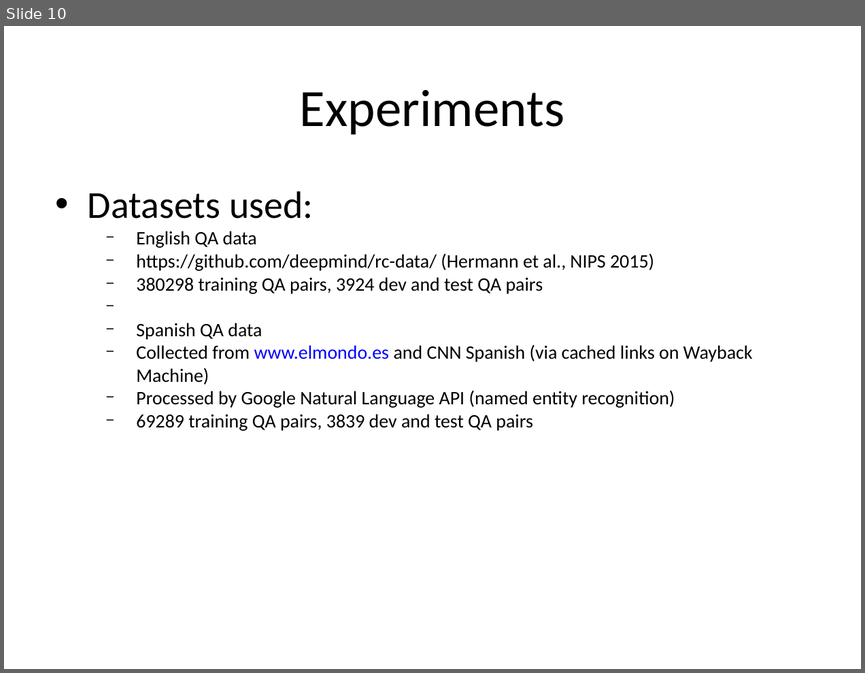
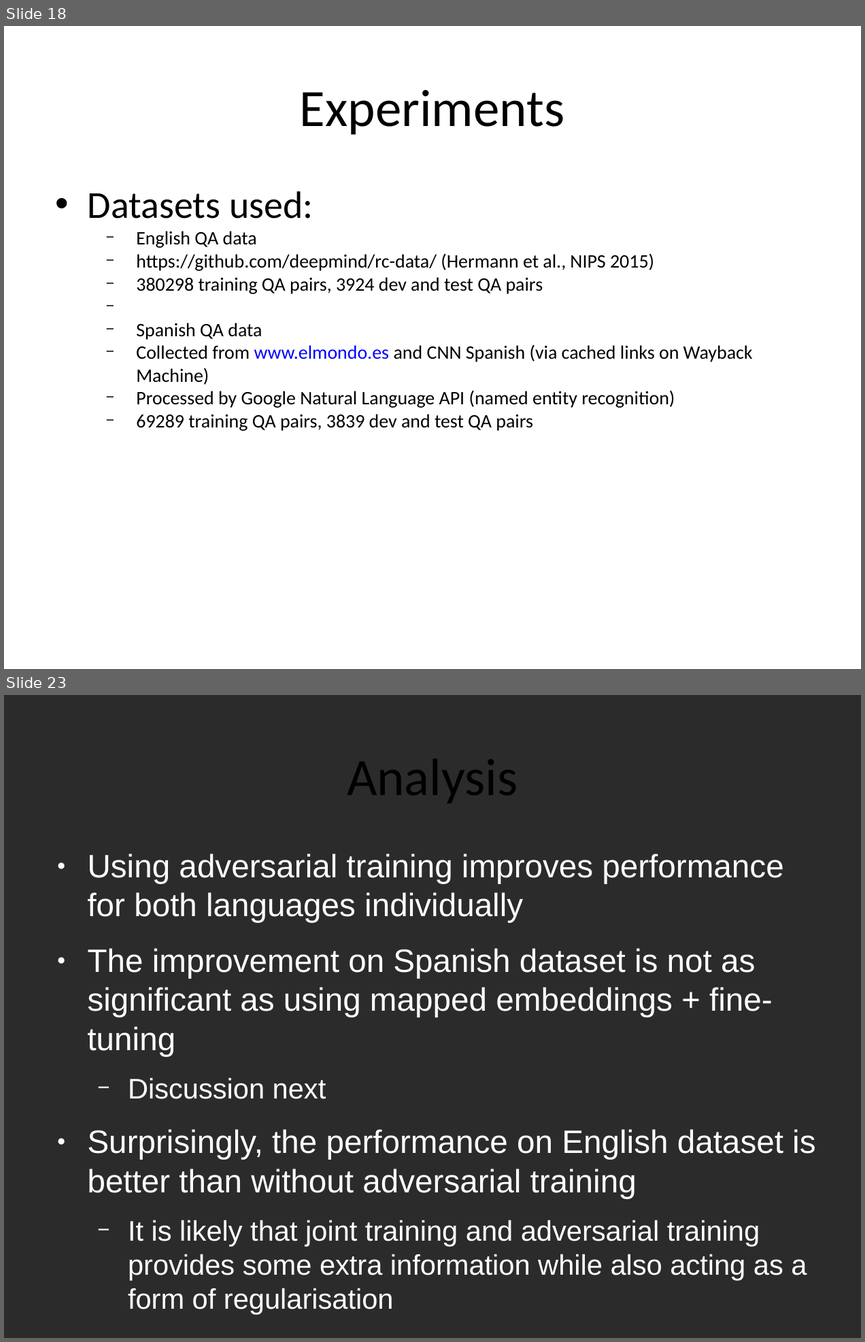
Before and after one commit to Mithrillion/BiQA, a slide deck: ideas/peter_final_seminar.odp. Shown one above the other, each under a label of ours: slide 10 before the commit, slides 18 and 23 after it; the slides between them are not shown. The pictures are 865x673 and 865x1342 pixels, drawn with LibreOffice and Linux fonts; fonts in the diff are those of the drawing; background and template pictures are left out; a plain dark background stands for a picture behind light text. Boxes give left, top, right and bottom in pixels: in the first picture for what was removed or moved away, otherwise in the second. Text is boxed around its words. In the diff, an @@ line names an element or a change of style, - is before the commit and + after.

```diff
--- a/ideas/peter_final_seminar.odp
+++ b/ideas/peter_final_seminar.odp
@@ slide 23 added at box(4, 695, 861, 1338), background picture (left out) @@
@@ text added at box(347, 759, 517, 803), 44 pt, text #000000 @@
+Analysis
@@ text added at box(88, 853, 815, 1314), 27.2 pt, text #FFFFFF @@
+● Using adversarial training improves performance for both languages individually
+● The improvement on Spanish dataset is not as significant as using mapped embeddings + fine-tuning
+  − Discussion next
+● Surprisingly, the performance on English dataset is better than without adversarial training
+  − It is likely that joint training and adversarial training provides some extra information while also acting as a form of regularisation
@@ what was slide 10 is now slide 18 @@
```
Also in this commit, not shown: 7 slides changed, 13 other slides added, 3 slides removed, 22 other files.
